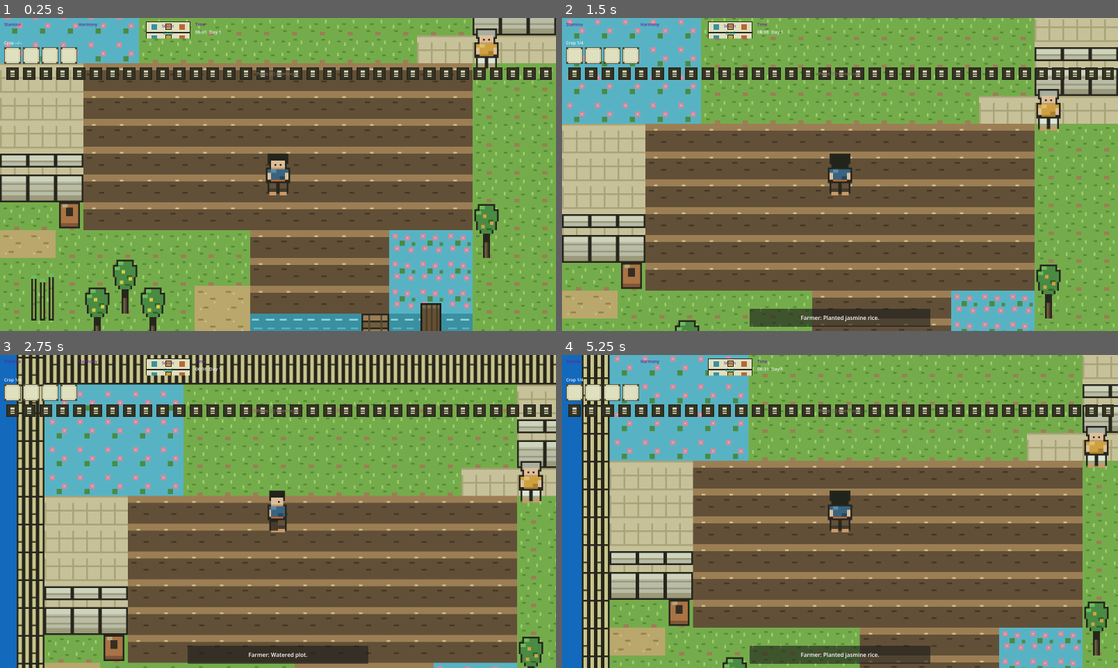
Above: before the commit, frames 1-4 (two rows, left to right).
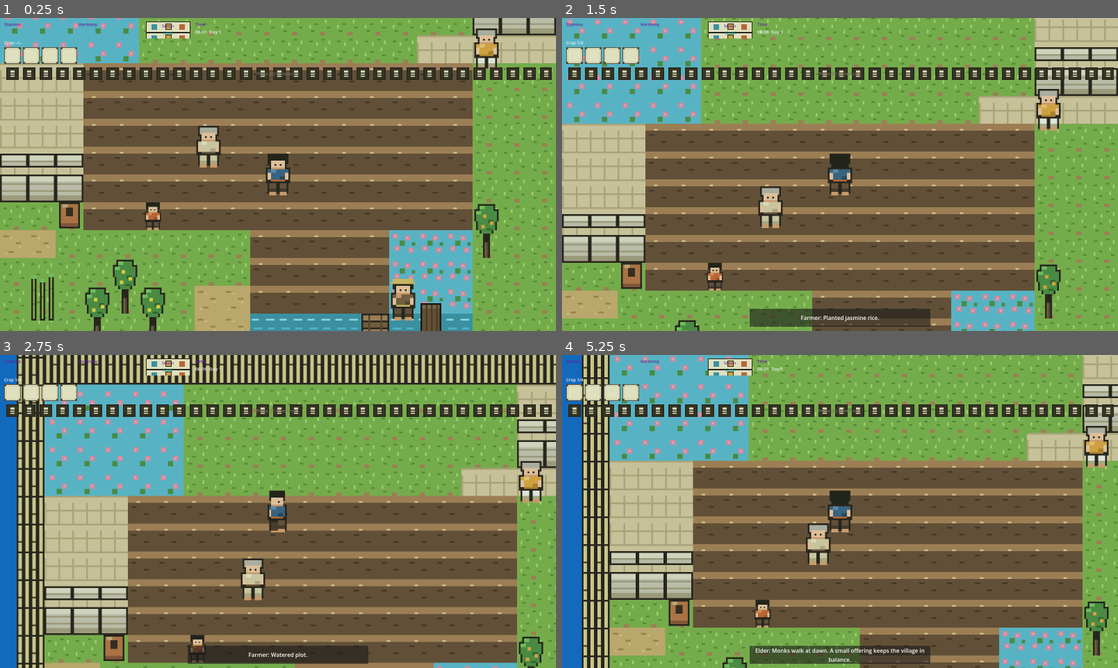
Above: after the commit, the same moments.

Repository: GRITui/slowlife-simulator
Game: Godot game, scene res://scenes/core/Main.tscn
Same seed, same stepped clock (60 frames per second), same inputs: the game is played once before the commit and once after it.
Inputs:
- Up to frame 1 (0.25 s): no input
- Up to frame 2 (1.5 s): tap E (interact) at 0.5, 1.35 s; hold E (interact) 0.53-1.28 s; hold Up (move_up) from 0.53 s (still down)
- Up to frame 3 (2.75 s): tap E (interact) at 2 s; release Up (move_up) at 2.03 s; hold Left (move_left) from 2.03 s (still down); hold E (interact) from 2.03 s (still down)
- Up to frame 4 (5.25 s): release E (interact) at 2.78 s; tap E (interact) at 2.85, 3.5, 4.35 s; release Left (move_left) at 3.53 s; hold Down (move_down) 3.53-4.28 s; hold E (interact) 3.53-4.28 s; hold Right (move_right) 4.28-5.03 s; hold Up (move_up) from 5.03 s (still down); hold E (interact) from 5.03 s (still down)

The runs differ from the first frame. In frame 1, 1.3% of the frame differs, in the area x 26-75%, y 34-97%; in frame 2, 0.7%; in frame 3, 0.7%; in frame 4, 1.1%.

Commit message:
feat(TASK-012): Binthabat event tree + village dialogue passes (elder/child/handler/monk)
- DialogueDB seasonal branches (cool/hot/monsoon) + binthabat streak/hint logic, no heavy exposition
- VillagerNPC generic (elder/child/handler) with SignalBus.show_dialogue, Y-sort, proximity interact
- GameData streak tracking (binthabat_streak, last_binthabat_day, villager_talked_days)
- MonkNPC seasonal idle/thanks via DialogueDB
- Main.tscn: Elder (360,336), Child (264,456), Handler (696,600) instances

Cozy zero-combat, 54/54 content + 50/50 engine green

Diff:
--- a/scenes/core/Main.tscn
+++ b/scenes/core/Main.tscn
@@ -6,6 +6,7 @@
 [ext_resource type="PackedScene" path="res://scenes/core/GridManager.tscn" id="3_gm"]
 [ext_resource type="PackedScene" path="res://scenes/entities/MonkNPC.tscn" id="4_monk"]
 [ext_resource type="PackedScene" path="res://scenes/entities/Player.tscn" id="5_pl"]
+[ext_resource type="PackedScene" path="res://scenes/entities/VillagerNPC.tscn" id="8_villager"]
 [ext_resource type="PackedScene" path="res://scenes/interactables/SluiceGate.tscn" id="7_sluice"]
 [ext_resource type="PackedScene" path="res://scenes/ui/HUD.tscn" id="6_hud"]
 
@@ -24,6 +25,21 @@
 [node name="MonkNPC" parent="." instance=ExtResource("4_monk")]
 position = Vector2(840, 168)
 temple_position = Vector2(840, 168)
+
+[node name="ElderNPC" parent="." instance=ExtResource("8_villager")]
+position = Vector2(360, 336)
+npc_id = "elder"
+display_name = "Elder"
+
+[node name="ChildNPC" parent="." instance=ExtResource("8_villager")]
+position = Vector2(264, 456)
+npc_id = "child"
+display_name = "Child"
+
+[node name="HandlerNPC" parent="." instance=ExtResource("8_villager")]
+position = Vector2(696, 600)
+npc_id = "handler"
+display_name = "Handler"
 
 [node name="Player" parent="." instance=ExtResource("5_pl")]
 position = Vector2(480, 384)
--- a/scenes/entities/MonkNPC.gd
+++ b/scenes/entities/MonkNPC.gd
@@ -1,6 +1,8 @@
 extends CharacterBody2D
 
-# MonkNPC — Binthabat morning alms monk (TASK-004)
+const DialogueDBScript: GDScript = preload("res://scripts/narrative/DialogueDB.gd")
+
+# MonkNPC — Binthabat morning alms monk (TASK-004, seasonal passes TASK-012)
 # Hybrid A/B temple lane east. Zero combat.
 # Interacts via Area2D proximity + "interact" (E/Space).
 # Presence window: 05:00 - 07:30, driven by SignalBus.minute_ticked.
@@ -14,6 +16,7 @@
 
 var _player_in_range: bool = false
 var _target_position: Vector2 = Vector2(400, 100)
+var _monk_talk_count: int = 0
 
 func _ready() -> void:
 	add_to_group("monk_npc")
@@ -99,10 +102,20 @@
 		SignalBus.show_dialogue.emit("Monk", "The monk has not yet arrived. Please come between 05:00 and 07:30.")
 		return false
 	if has_received_offering_today:
-		SignalBus.show_dialogue.emit("Monk", "Sadhu... I have already received alms today. May you be blessed.")
+		# Seasonal after-offering flavor (TASK-012) — keep Sadhu keyword for legacy.
+		var season_a: String = GameData.current_season if "current_season" in GameData else "cool"
+		var idle_line: String = DialogueDBScript.get_monk_seasonal_idle(season_a, _monk_talk_count)
+		_monk_talk_count += 1
+		SignalBus.show_dialogue.emit("Monk", "Sadhu... I have already received alms today. %s" % idle_line)
 		return false
 	if player_offer_item_id.is_empty():
-		SignalBus.show_dialogue.emit("Monk", "Bring jasmine rice or lotus... an offering of merit will bring harmony.")
+		var season_b: String = GameData.current_season if "current_season" in GameData else "cool"
+		var hint: String = DialogueDBScript.get_seasonal_line("monk", season_b, false, _monk_talk_count)
+		_monk_talk_count += 1
+		# Fallback to original hint if DB returns generic idle
+		if hint == "...":
+			hint = "Bring jasmine rice or lotus... an offering of merit will bring harmony."
+		SignalBus.show_dialogue.emit("Monk", hint)
 		return false
 	if not GameData.binthabat_yields.has(player_offer_item_id):
 		SignalBus.show_dialogue.emit("Monk", "This is not suitable for alms. Bring jasmine rice or lotus...")
@@ -112,7 +125,8 @@
 	var result: int = GameData.offer_bin_thabat(player_offer_item_id, day_to_use)
 	if result > 0:
 		has_received_offering_today = true
-		SignalBus.show_dialogue.emit("Monk", "Sadhu... may your generosity bring harmony (+%d)." % result)
+		var thanks: String = DialogueDBScript.get_monk_thanks(player_offer_item_id, result, GameData.current_season if "current_season" in GameData else "cool")
+		SignalBus.show_dialogue.emit("Monk", thanks)
 		return true
 	else:
 		if not GameData.can_offer_today(day_to_use):
--- /dev/null
+++ b/scenes/entities/VillagerNPC.gd
@@ -0,0 +1,83 @@
+extends CharacterBody2D
+## VillagerNPC — TASK-012 generic village NPC (elder / child / handler)
+## Seasonal dialogue passes + Binthabat event-tree hints, no heavy exposition.
+## Decoupled via SignalBus.show_dialogue. Y-sort friendly, cozy ambient only.
+
+const DialogueDBScript: GDScript = preload("res://scripts/narrative/DialogueDB.gd")
+
+@export var npc_id: String = "elder" ## elder | child | handler
+@export var display_name: String = "Elder"
+@export var idle_texture: Texture2D
+
+var _player_in_range: bool = false
+var _talk_count: int = 0
+var _last_talk_day: int = -1
+
+@onready var _sprite: Sprite2D = $Sprite2D if has_node("Sprite2D") else null
+@onready var _area: Area2D = $InteractArea if has_node("InteractArea") else null
+
+func _ready() -> void:
+	add_to_group("villager_npc")
+	add_to_group(npc_id)
+	if _area:
+		_area.body_entered.connect(_on_body_entered)
+		_area.body_exited.connect(_on_body_exited)
+	if _sprite:
+		if idle_texture != null:
+			_sprite.texture = idle_texture
+		else:
+			# Headless-safe fallback: pick per-npc idle texture if none assigned.
+			var path: String = ""
+			match npc_id:
+				"elder": path = "res://assets/characters/npc_elder_idle_01.png"
+				"child": path = "res://assets/characters/npc_child_idle_01.png"
+				"handler": path = "res://assets/characters/npc_handler_idle_01.png"
+				_: path = "res://assets/characters/npc_elder_idle_01.png"
+			if ResourceLoader.exists(path):
+				var tex: Texture2D = load(path) as Texture2D
+				if tex:
+					_sprite.texture = tex
+	# Seasonal tint sync is handled by Main; NPCs just idle.
+	# Ensure collision shape is enabled.
+	if has_node("CollisionShape2D"):
+		($CollisionShape2D as CollisionShape2D).disabled = false
+
+func _unhandled_input(event: InputEvent) -> void:
+	if not _player_in_range:
+		return
+	if event.is_action_pressed("interact"):
+		talk()
+		get_viewport().set_input_as_handled()
+
+func talk() -> void:
+	var season: String = GameData.current_season if "current_season" in GameData else "cool"
+	var tm: Node = SignalBus.time_manager
+	var day: int = 1
+	if tm and "day" in tm:
+		day = int(tm.day)
+	# Daily cooldown hint: if talked today, rotate line but don't block.
+	var is_new_day: bool = day != _last_talk_day
+	if is_new_day:
+		_last_talk_day = day
+	# Binthabat streak check — has player offered today?
+	var binthabat_done: bool = false
+	if "last_offering_day" in GameData and "daily_offerings" in GameData:
+		binthabat_done = int(GameData.last_offering_day) == day and int(GameData.daily_offerings) > 0
+	var line: String = DialogueDBScript.get_seasonal_line(npc_id, season, binthabat_done, _talk_count)
+	_talk_count += 1
+	SignalBus.show_dialogue.emit(display_name, line)
+	# Track per-NPC talk for quests (no reward loop — cozy only).
+	if "villager_talked_days" in GameData:
+		# GameData.villager_talked_days is Dictionary npc_id -> last_day
+		var d: Dictionary = GameData.villager_talked_days as Dictionary
+		d[npc_id] = day
+
+func _on_body_entered(body: Node) -> void:
+	if body.is_in_group("player") or body.name == "Player" or body is CharacterBody2D:
+		if body != self:
+			_player_in_range = true
+
+func _on_body_exited(body: Node) -> void:
+	if body.is_in_group("player") or body.name == "Player" or body is CharacterBody2D:
+		if body != self:
+			_player_in_range = false
--- /dev/null
+++ b/scenes/entities/VillagerNPC.tscn
@@ -0,0 +1,35 @@
+[gd_scene load_steps=4 format=3 uid="uid://villager_npc_012"]
+
+[ext_resource type="Script" path="res://scenes/entities/VillagerNPC.gd" id="1_villager"]
+[ext_resource type="Texture2D" path="res://assets/characters/npc_elder_idle_01.png" id="2_tex"]
+
+[sub_resource type="RectangleShape2D" id="RectangleShape2D_body"]
+size = Vector2(24, 42)
+
+[sub_resource type="CircleShape2D" id="CircleShape2D_interact"]
+radius = 48.0
+
+[node name="VillagerNPC" type="CharacterBody2D" groups=["villager_npc"]]
+script = ExtResource("1_villager")
+npc_id = "elder"
+display_name = "Elder"
+collision_layer = 2
+collision_mask = 1
+
+[node name="Sprite2D" type="Sprite2D" parent="."]
+texture = ExtResource("2_tex")
+centered = true
+
+[node name="CollisionShape2D" type="CollisionShape2D" parent="."]
+shape = SubResource("RectangleShape2D_body")
+debug_color = Color(0.6, 0.2, 0.2, 0.42)
+
+[node name="InteractArea" type="Area2D" parent="."]
+collision_layer = 0
+collision_mask = 1
+monitorable = true
+monitoring = true
+
+[node name="CollisionShape2D" type="CollisionShape2D" parent="InteractArea"]
+shape = SubResource("CircleShape2D_interact")
+debug_color = Color(0.2, 0.6, 0.8, 0.42)
--- a/scripts/autoload/GameData.gd
+++ b/scripts/autoload/GameData.gd
@@ -33,6 +33,11 @@
 }
 var daily_offerings: int = 0
 var last_offering_day: int = -1
+
+# Village dialogue / seasonal quest state (TASK-012) — cozy, no heavy exposition
+var villager_talked_days: Dictionary = {} # npc_id -> last_day talked
+var binthabat_streak: int = 0
+var last_binthabat_day: int = -1
 
 func add_item(item_id: String, amount: int = 1) -> void:
 	inventory[item_id] = inventory.get(item_id, 0) + amount
@@ -92,5 +97,11 @@
 	add_harmony(harmony_yield)
 	daily_offerings += 1
 	last_offering_day = day
+	# TASK-012 streak: consecutive-day alms, no fail state, cozy bonus only.
+	if last_binthabat_day == day - 1:
+		binthabat_streak += 1
+	elif last_binthabat_day != day:
+		binthabat_streak = 1
+	last_binthabat_day = day
 	SignalBus.binthabat_offered.emit(item_id, harmony_yield)
 	return harmony_yield
--- /dev/null
+++ b/scripts/narrative/DialogueDB.gd
@@ -0,0 +1,135 @@
+extends RefCounted
+## DialogueDB — TASK-012 Binthabat event tree + village dialogue passes
+## Cozy, low-exposition, authentic Thai countryside ambient lines.
+## Seasonal quest chains: each NPC has 3 seasonal branches + a
+## binthabat streak branch (triggered when player has offered alms today).
+## Pure data + static helpers; no autoload, no scene-tree coupling.
+
+const DIALOGUE: Dictionary = {
+	"elder": {
+		"cool": [
+			"Cool morning — good for planting jasmine rice, child.",
+			"Monks walk at dawn. A small offering keeps the village in balance.",
+			"The buffalo are calm this season. Take it slow.",
+		],
+		"hot": [
+			"Hot season — water early, rest at noon.",
+			"Even the canal runs slow in the heat. Patience.",
+			"Mango season soon. Share what you harvest.",
+		],
+		"monsoon": [
+			"Rain fills the paddies. Lotus will rise in the pond.",
+			"Monsoon — the sluice gate keeps the water kind.",
+			"Stay on the bunds when the fields flood.",
+		],
+		"binthabat_done": [
+			"Sadhu — your alms this morning steadied the village heart.",
+			"Merit returns as calm. The fields felt it today.",
+		],
+		"binthabat_hint": [
+			"If you have rice, offer it before 07:30 on temple lane.",
+			"Lotus or mango — the monk accepts what is offered with care.",
+		],
+	},
+	"child": {
+		"cool": [
+			"Can we fly kites when the wind is cool?",
+			"I saw footprints by the pond!",
+		],
+		"hot": [
+			"So hot! Can we get mango sticky rice?",
+			"The buffalo is sleeping under the tree.",
+		],
+		"monsoon": [
+			"Puddles everywhere! I found a lotus leaf boat.",
+			"Will the path to school flood?",
+		],
+		"binthabat_done": [
+			"Did you give rice to the monk? I want to try one day!",
+			"Elder says sharing makes the village smile.",
+		],
+		"binthabat_hint": [
+			"Monk is on temple lane early — I heard the bell!",
+			"Rice grain is easy to share.",
+		],
+	},
+	"handler": {
+		"cool": [
+			"Canal is steady. Sluice gate held through the cool.",
+			"Buffalo pasture is green — good grazing.",
+		],
+		"hot": [
+			"Canal drops in the heat. Watch the gate.",
+			"If the gate sticks, a few grains and some strength will free it.",
+		],
+		"monsoon": [
+			"Gate is working hard this season. Listen to the water.",
+			"Repair the gate and pandan seed will come with the flow.",
+		],
+		"binthabat_done": [
+			"Merit morning — water feels lighter on days you offer.",
+			"Village harmony is up. The gate thanks you too.",
+		],
+		"binthabat_hint": [
+			"Temple lane, 05:00-07:30 — don't miss the monk.",
+			"Sticky rice also counts for alms, if you have it.",
+		],
+	},
+	"monk": {
+		"cool": [
+			"May your morning be steady as still water.",
+			"Cool season alms — lightness for the days ahead.",
+		],
+		"hot": [
+			"Heat tests patience. A small kindness cools the heart.",
+			"Walk slowly in the hot season, farmer.",
+		],
+		"monsoon": [
+			"Rain feeds the rice. Patience feeds the soul.",
+			"Lotus rises through mud — merit through small giving.",
+		],
+		"offer_thanks": [
+			"Sadhu... may your generosity bring harmony (+%d).",
+			"Anumodana — your offering steadies the village (+%d).",
+		],
+	},
+}
+
+static func get_line(npc_id: String, season: String, idx: int) -> String:
+	var npc: Dictionary = DIALOGUE.get(npc_id, {})
+	if npc.is_empty():
+		return "..."
+	var pool: Array = npc.get(season, [])
+	if pool.is_empty():
+		pool = npc.get("cool", [])
+	if pool.is_empty():
+		return "..."
+	return String(pool[idx % pool.size()])
+
+static func get_seasonal_line(npc_id: String, season: String, binthabat_done: bool, hint_roll: int) -> String:
+	var npc: Dictionary = DIALOGUE.get(npc_id, {})
+	if npc.is_empty():
+		return "..."
+	# If player offered today, prioritize binthabat_done branch 50% chance.
+	if binthabat_done:
+		var done_pool: Array = npc.get("binthabat_done", [])
+		if not done_pool.is_empty() and hint_roll % 2 == 0:
+			return String(done_pool[hint_roll % done_pool.size()])
+	# Otherwise small hint chance when no offering yet (1 in 3).
+	if not binthabat_done:
+		var hint_pool: Array = npc.get("binthabat_hint", [])
+		if not hint_pool.is_empty() and hint_roll % 3 == 0:
+			return String(hint_pool[hint_roll % hint_pool.size()])
+	var pool: Array = npc.get(season, [])
+	if pool.is_empty():
+		pool = npc.get("cool", [])
+	return String(pool[hint_roll % pool.size()])
+
+static func get_monk_thanks(item_id: String, harmony_yield: int, season: String) -> String:
+	var pool: Array = DIALOGUE.get("monk", {}).get("offer_thanks", [])
+	var template: String = String(pool[0]) if not pool.is_empty() else "Sadhu... (+%d)"
+	# Keep short; item-specific flavor could be added without exposition.
+	return template % harmony_yield
+
+static func get_monk_seasonal_idle(season: String, idx: int) -> String:
+	return get_line("monk", season, idx)
Not shown: 1 places in scenes/core/Main.tscn that only renumber resources
Not shown, added: scenes/entities/VillagerNPC.gd.uid
Not shown, added: scripts/narrative/DialogueDB.gd.uid
